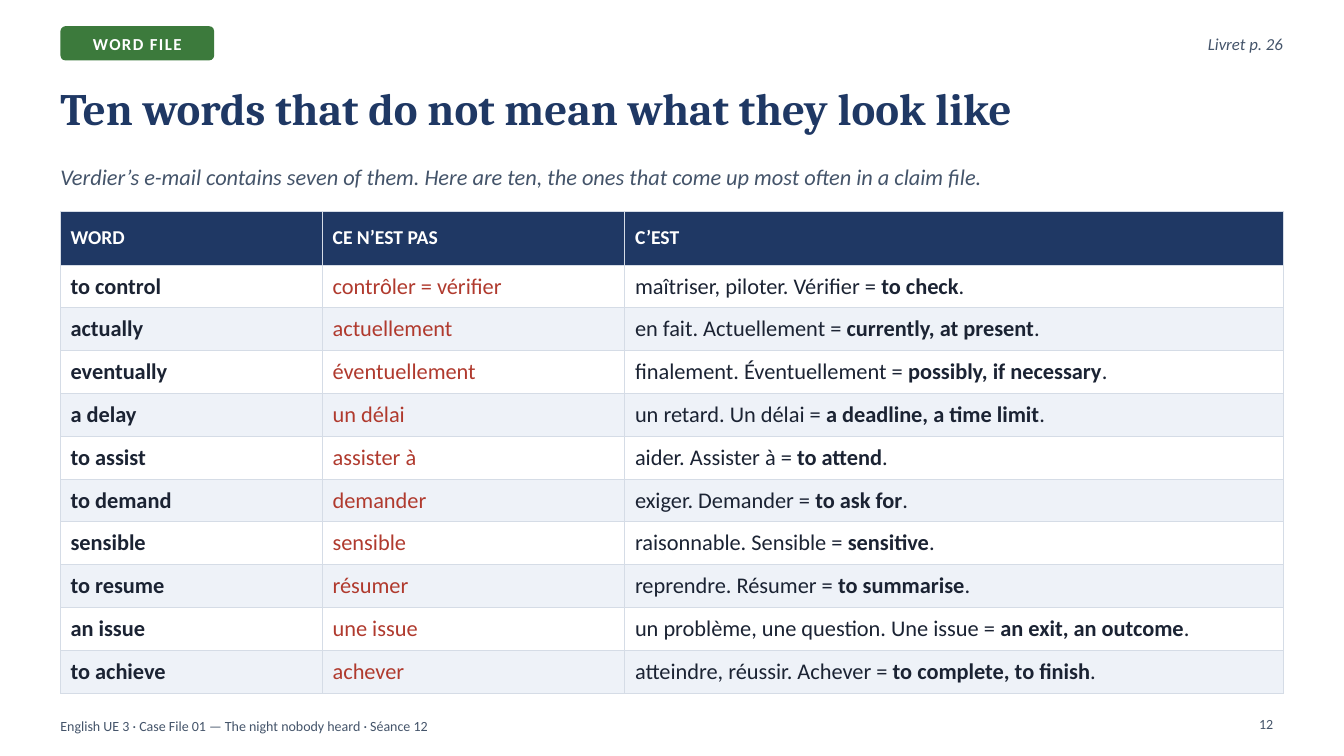
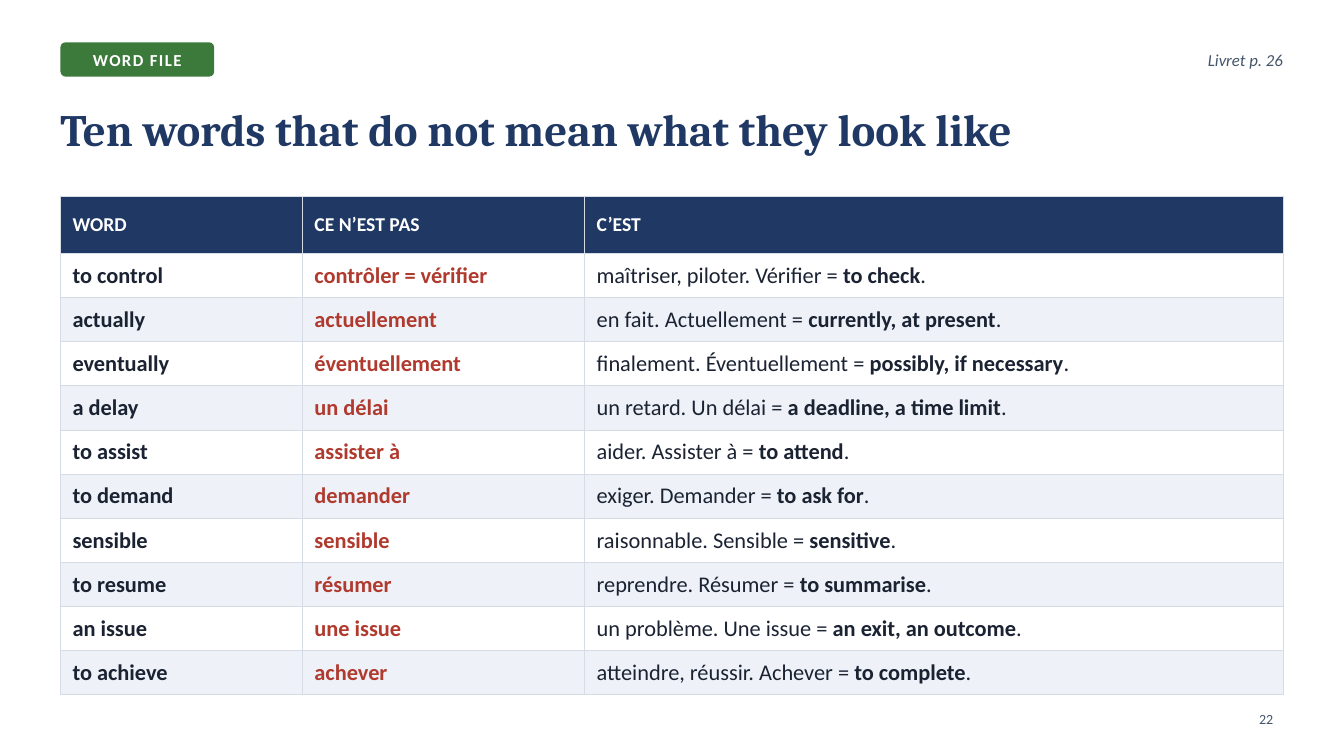
Before and after one commit to ajouniaux/talenleren, a slide deck: slide 22 of powerpoints/Seance_12_Scene5_What_the_email_admits.pptx (slide 12 before the commit). Drawn at 1344x756 pixels with LibreOffice and Linux fonts; fonts in the diff are those of the drawing. Boxes give left, top, right and bottom in pixels: in the first picture for what was removed or moved away, otherwise in the second. Text is boxed around its words. In the diff, an @@ line names an element or a change of style, - is before the commit and + after.

```diff
--- a/powerpoints/Seance_12_Scene5_What_the_email_admits.pptx
+++ b/powerpoints/Seance_12_Scene5_What_the_email_admits.pptx
@@ rounded rectangle "WORD FILE": place and size @@
-rounded rectangle "WORD FILE" at (60, 26, 214, 60)
+rounded rectangle "WORD FILE" at (60, 42, 214, 77)
@@ text "Livret p. 26": place and size @@
-text "Livret p. 26" at (1208, 38, 1283, 53)
+text "Livret p. 26" at (1208, 54, 1283, 69)
@@ title "Ten words that do not ...": place and size @@
-title "Ten words that do not ..." at (60, 94, 1011, 135)
+title "Ten words that do not ..." at (60, 115, 1011, 156)
@@ text removed at (60, 169, 981, 189) @@
-Verdier’s e-mail contains seven of them. Here are ten, the ones that come up most often in a claim file.
@@ table at (60, 197, 1284, 688) @@
-row 10, column 3: un problème, une question. Une issue = an exit, an outcome.
+row 10, column 3: un problème. Une issue = an exit, an outcome.
-row 11, column 3: atteindre, réussir. Achever = to complete, to finish.
+row 11, column 3: atteindre, réussir. Achever = to complete.
@@ bold on in "contrôler = vérifier", "actuellement", "éventuellement", "un délai" and 6 more places @@
@@ table: place and size @@
-table at (60, 212, 1284, 687)
+table at (60, 197, 1284, 688)
@@ page number added at (1259, 715, 1273, 724), 10 pt, text #44546A @@
+22
@@ text removed at (60, 721, 428, 734) @@
-English UE 3 · Case File 01 — The night nobody heard · Séance 12
@@ page number removed at (1259, 720, 1273, 729) @@
-12
```
Also in this commit, not shown: 18 other slides changed, 15 slides added, 3 slides removed, 7 other files.
